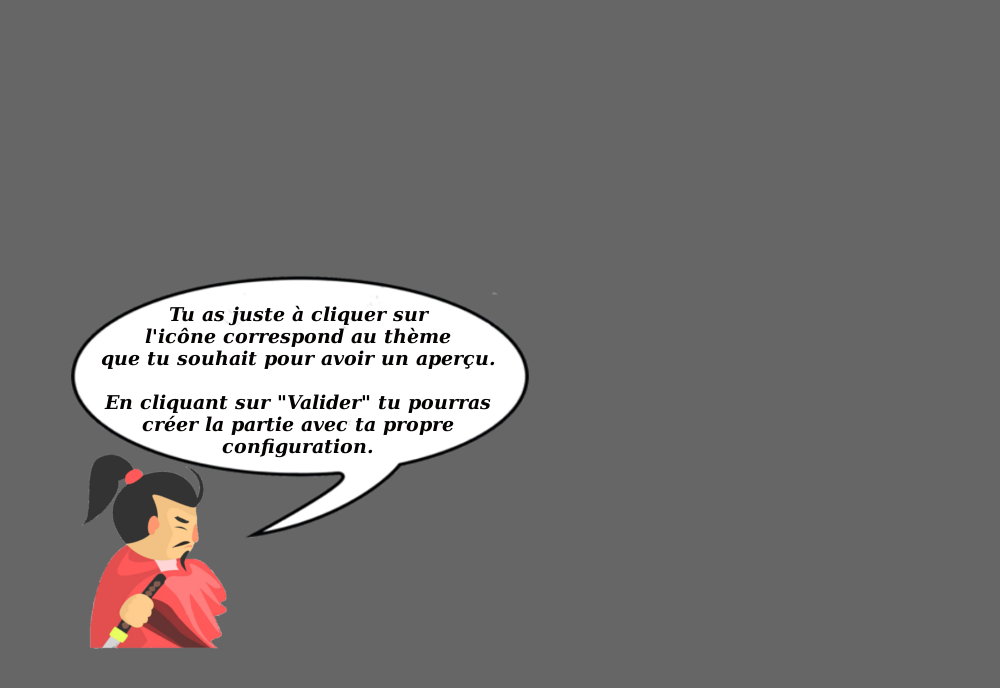
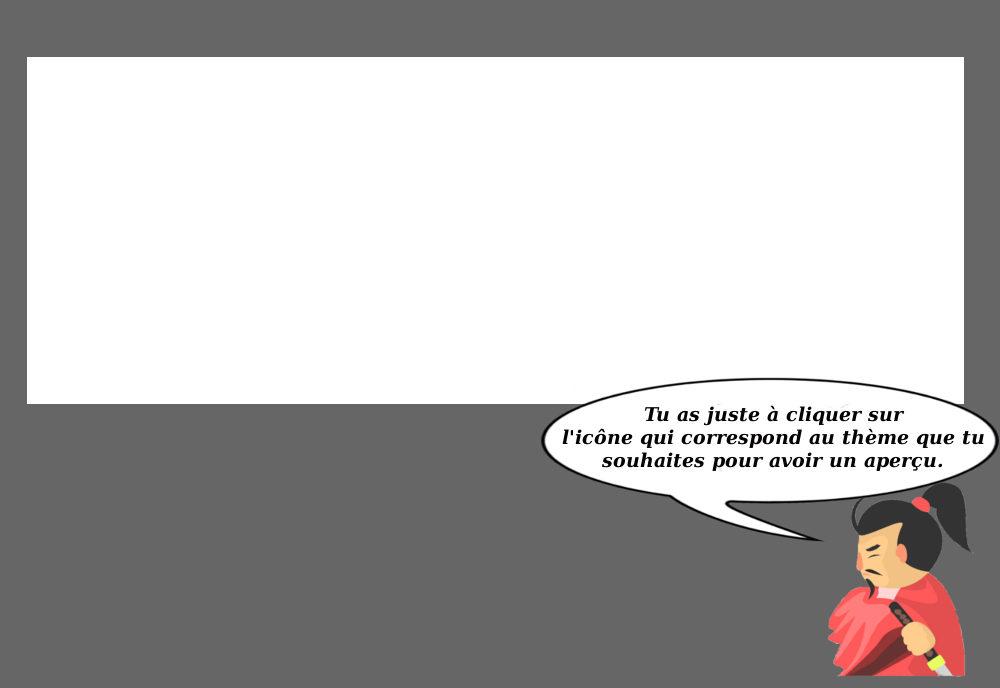
Layered file, before and after one edit (1000 × 688). Changes by layer:
painted on "Tu as juste à cliquer sur ..." over [101, 305, 984, 471]
painted on "Calque Copié" over [71, 275, 999, 542]
painted on "Transformation" over [81, 454, 974, 677]
painted on "Calque #1" over [27, 57, 964, 404]
